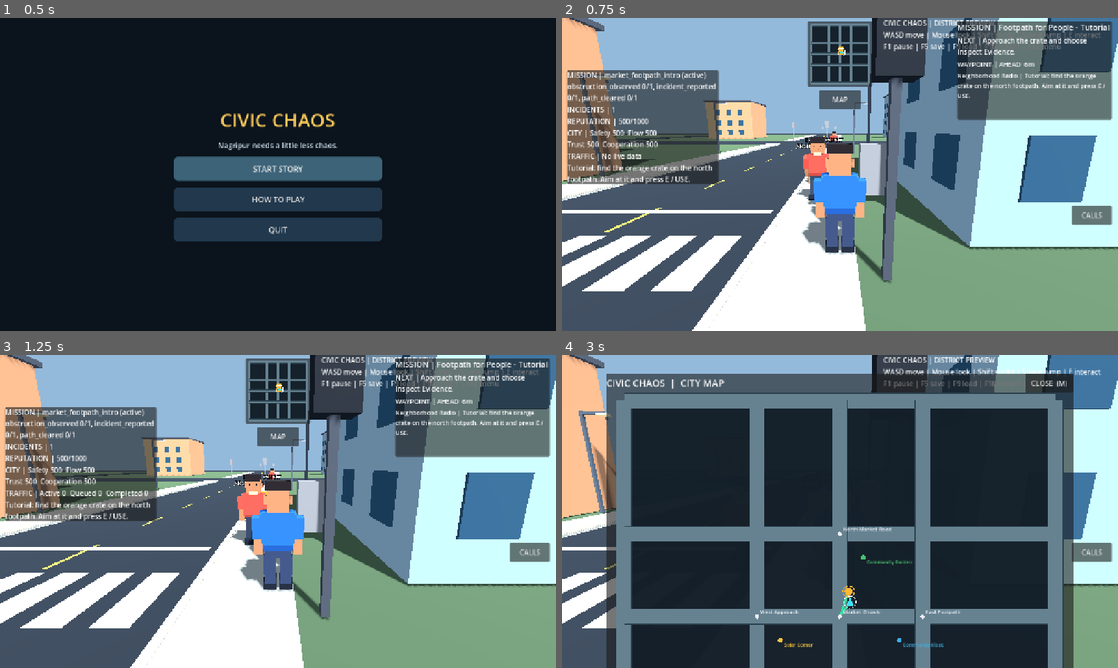
Above: before the commit, frames 1-4 (two rows, left to right).
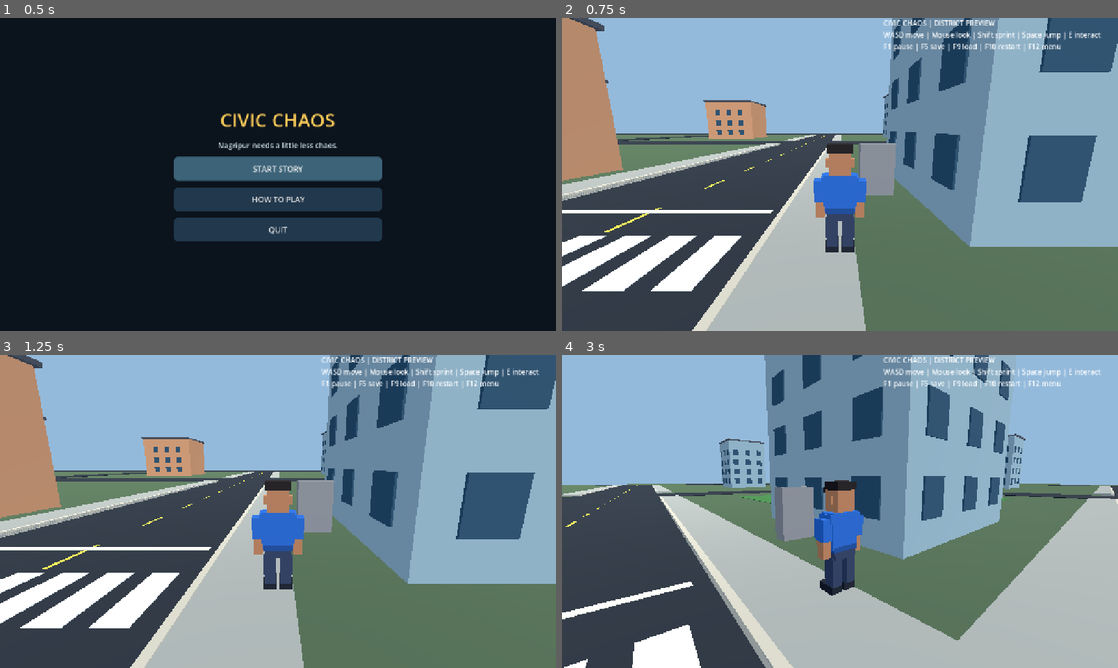
Above: after the commit, the same moments.

Repository: gauravprajapat-23/civic-chaos
Game: Godot game, scene res://scenes/core/menu.tscn
Two runs of this game, one before a commit and one after it. Both use one fixed random seed, a clock stepped at 60 frames per second and the inputs below.
Inputs (mouse positions are in pixels of both pictures, inside the frame that each line leads up to):
- Up to frame 1 (0.5 s): no input
- Up to frame 2 (0.75 s): click "START STORY" at 0.5 s
- Up to frame 3 (1.25 s): no input
- Up to frame 4 (3 s): click (840, 436) at 1.25 s, where only the run before the commit has a clickable "MAP"; click (1090, 552) at 2 s, where only the run before the commit has a clickable "CALLS"; tap Enter at 2.75 s; move the mouse to (962, 495) at 2.77 s; hold D (move_right, bound only before the commit) from 2.78 s (still down); hold E (interact, bound only before the commit) from 2.78 s (still down); click (962, 495) at 2.92 s

Frame 1 is identical in both runs. In frame 2, 78% of the frame differs, in the area x 0-100%, y 0-100%; in frame 3, 78%; in frame 4, 95%.
Error before the commit: Invalid call. Nonexistent function 'update_fleet_visual_lod' in base 'Node3D (CivicTrafficSpawner)'. (res://scripts/world/junction_scene.gd:57)
Error after the commit: Parse Error: Could not parse global class "CivicTrafficSpawner" from "res://scripts/traffic/traffic_spawner.gd". (res://scripts/core/main.gd:118)

Commit message:
perf(car-art-05e): expose safe fleet visual LOD without touching simulation [skip ci]

Diff:
--- a/scripts/traffic/traffic_spawner.gd
+++ b/scripts/traffic/traffic_spawner.gd
@@ -90,6 +90,18 @@
 			"blocker": str(_observed_blocker.get(id, "")),
 			"signal_phase": traffic_signals.phase_name() if traffic_signals != null else "no_central_signal"})
 	return result
+
+## CAR-ART-05E: render-only fleet adjustment from the active camera.
+## Never called during collision probing or checkpoint transactions.
+func update_fleet_visual_lod(camera_position: Vector3) -> void:
+    if restore_prepared():
+        return
+    for car in active_vehicles:
+        if not is_instance_valid(car) or not car.active:
+            continue
+        var visuals: CivicVehicleVisuals = car.get_node_or_null("DetailVisuals") as CivicVehicleVisuals
+        if visuals != null:
+            visuals.update_lod_distance(car.global_position.distance_to(camera_position))
 
 func queue_pressure() -> Dictionary:
 	var stopped: int = 0
